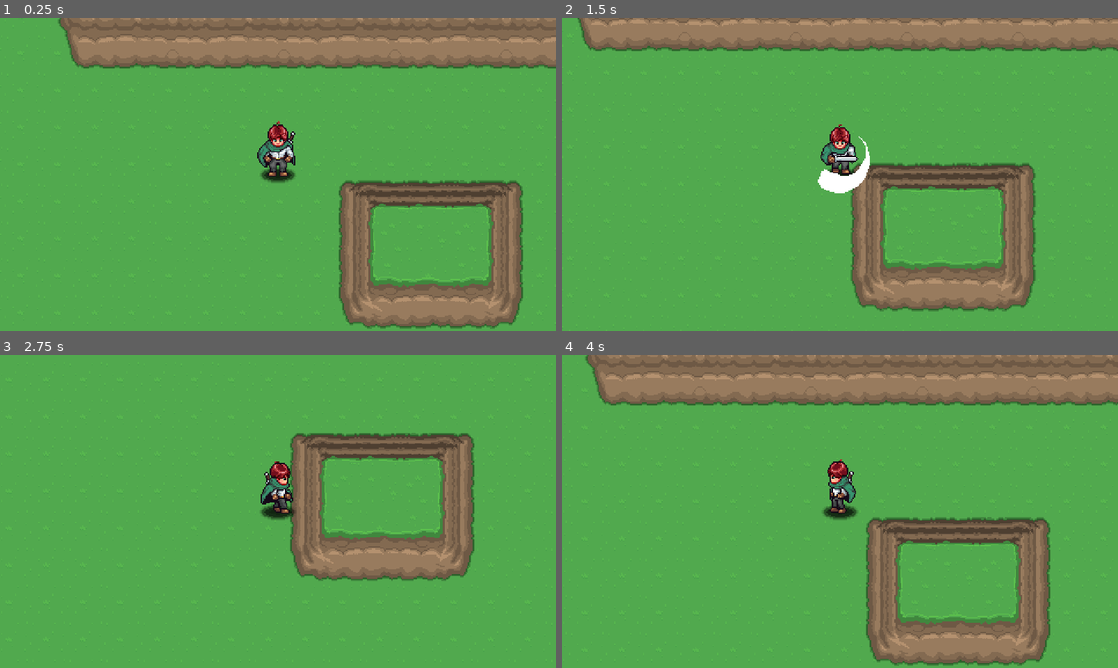
Above: before the commit, frames 1-4 (two rows, left to right).
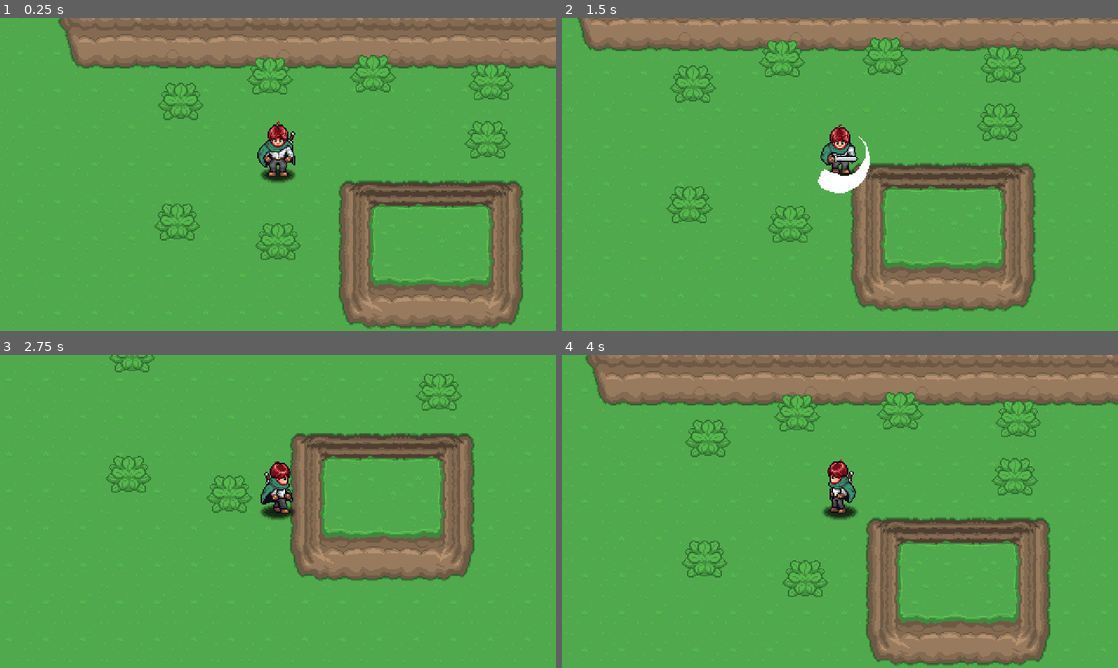
Above: after the commit, the same moments.

Repository: eapzzz/AARPG
Game: Godot game, scene res://playground.tscn
Two runs of this game, one before a commit and one after it. Both use one fixed random seed, a clock stepped at 60 frames per second and the inputs below.
Inputs (mouse positions are in pixels of both pictures, inside the frame that each line leads up to):
- Up to frame 1 (0.25 s): no input
- Up to frame 2 (1.5 s): move the mouse to (962, 158) at 0.52 s; press the mouse at (962, 158) at 0.53 s; hold D (right) 0.53-1.28 s; move the mouse to (728, 190) at 1.27 s; release the mouse at (728, 190) at 1.28 s; hold S (down) from 1.28 s (still down); click (728, 190) at 1.35 s
- Up to frame 3 (2.75 s): move the mouse to (333, 442) at 2.02 s; release S (down) at 2.03 s; press the mouse at (333, 442) at 2.03 s; hold D (right) from 2.03 s (still down)
- Up to frame 4 (4 s): move the mouse to (812, 574) at 2.77 s; release D (right) at 2.78 s; release the mouse at (812, 574) at 2.78 s; hold W (up) 2.78-3.53 s; click (812, 574) at 2.85 s; move the mouse to (1006, 558) at 3.52 s; press the mouse at (1006, 558) at 3.53 s; hold A (left) from 3.53 s (still down)

The runs differ from the first frame. In frame 1, 1.4% of the frame differs, in the area x 27-93%, y 11-78%; in frame 2, 1.4%; in frame 3, 0.6%; in frame 4, 1.4%.

Commit message:
E06 - Hit & Hurt Boxes
Also fixed an issue from E03-E05 that caused the diagonal walking
animation to not be played correctly.

Diff:
--- /dev/null
+++ b/GeneralNodes/HitBox/hit_box.tscn
@@ -0,0 +1,9 @@
+[gd_scene format=3 uid="uid://xjojbl1e3882"]
+
+[ext_resource type="Script" uid="uid://coebb5nv7hypo" path="res://GeneralNodes/HitBox/hitbox.gd" id="1_aa2jk"]
+
+[node name="HitBox" type="Area2D" unique_id=1369213479]
+collision_layer = 256
+collision_mask = 0
+monitoring = false
+script = ExtResource("1_aa2jk")
--- /dev/null
+++ b/GeneralNodes/HitBox/hitbox.gd
@@ -0,0 +1,17 @@
+class_name HitBox extends Area2D
+
+signal Damaged(damage: int)
+
+# Called when the node enters the scene tree for the first time.
+func _ready() -> void:
+	pass # Replace with function body.
+
+
+# Called every frame. 'delta' is the elapsed time since the previous frame.
+func _process(_delta: float) -> void:
+	pass
+
+
+func TakeDamage(damage: int):
+	print("Taken Damage: ", damage)
+	Damaged.emit(damage)
--- /dev/null
+++ b/GeneralNodes/HurtBox/hurt_box.gd
@@ -0,0 +1,21 @@
+class_name HurtBox extends Area2D
+
+
+@export var damage: int = 1
+
+
+# Called when the node enters the scene tree for the first time.
+func _ready() -> void:
+	area_entered.connect(AreaEntered)
+	pass # Replace with function body.
+
+
+# Called every frame. 'delta' is the elapsed time since the previous frame.
+func _process(_delta: float) -> void:
+	pass
+
+
+func AreaEntered(a: Area2D):
+	if a is HitBox:
+		a.TakeDamage(damage)
+	pass
--- /dev/null
+++ b/GeneralNodes/HurtBox/hurt_box.tscn
@@ -0,0 +1,9 @@
+[gd_scene format=3 uid="uid://chqll71vii5yb"]
+
+[ext_resource type="Script" uid="uid://byopnd15xpv1m" path="res://GeneralNodes/HurtBox/hurt_box.gd" id="1_328bx"]
+
+[node name="HurtBox" type="Area2D" unique_id=1293709645]
+collision_layer = 0
+collision_mask = 2
+monitorable = false
+script = ExtResource("1_328bx")
--- /dev/null
+++ b/Player/Scripts/PlayerInteractionsHost.gd
@@ -0,0 +1,23 @@
+class_name PlayerInteractionsHost extends Node2D
+
+@onready var player: Player = $".."
+
+
+# Called when the node enters the scene tree for the first time.
+func _ready() -> void:
+	player.DirectionChanged.connect(UpdateDirection)
+	pass # Replace with function body.
+
+func UpdateDirection(new_direction: Vector2) -> void:
+	match new_direction:
+		Vector2.DOWN:
+			rotation_degrees = 0
+		Vector2.UP:
+			rotation_degrees = 180
+		Vector2.LEFT:
+			rotation_degrees = 90
+		Vector2.RIGHT:
+			rotation_degrees = -90
+		_:
+			rotation_degrees = 0
+	pass
--- a/Player/Scripts/player.gd
+++ b/Player/Scripts/player.gd
@@ -2,9 +2,12 @@
 
 var cardinal_direction: Vector2 = Vector2.DOWN
 var direction: Vector2 = Vector2.ZERO
+
 @onready var animation_player: AnimationPlayer = $AnimationPlayer
 @onready var sprite: Sprite2D = $Sprite2D
 @onready var state_machine: PlayerStateMachine = $StateMachine
+
+signal DirectionChanged(new_direction: Vector2)
 
 
 # Called when the node enters the scene tree for the first time.
@@ -32,10 +35,11 @@
 	elif direction.x == 0:
 		new_dir = Vector2.UP if direction.y < 0 else Vector2.DOWN
 
-	if cardinal_direction == direction:
+	if cardinal_direction == new_dir:
 		return false
 
 	cardinal_direction = new_dir
+	DirectionChanged.emit(new_dir)
 	sprite.scale.x = -1 if cardinal_direction == Vector2.LEFT else 1
 	return true
 
--- a/Player/Scripts/player_state_machine.gd
+++ b/Player/Scripts/player_state_machine.gd
@@ -40,7 +40,7 @@
 		process_mode = Node.PROCESS_MODE_INHERIT
 
 
-func ChangeState( new_state: State) -> void:
+func ChangeState(new_state: State) -> void:
 	if new_state == null || new_state == current_state:
 		return
 
--- a/Player/Scripts/state.gd
+++ b/Player/Scripts/state.gd
@@ -2,6 +2,8 @@
 
 ## Stores a reference to the player that this State belongs to
 static var player: Player
+
+
 # Called when the node enters the scene tree for the first time.
 func _ready() -> void:
 	pass # Replace with function body.
--- a/Player/Scripts/state_attack.gd
+++ b/Player/Scripts/state_attack.gd
@@ -11,6 +11,7 @@
 
 @onready var walk: State = $"../Walk"
 @onready var idle: State_Idle = $"../Idle"
+@onready var hurt_box: HurtBox = $"../../Interactions/HurtBox"
 
 ## What happens when the player enters this State?
 func Enter() -> void:
@@ -23,6 +24,8 @@
 	audio.play()
 
 	attacking = true
+	await get_tree().create_timer(0.075).timeout
+	hurt_box.monitoring = true
 	pass
 
 
@@ -30,6 +33,7 @@
 func Exit() -> void:
 	animation_player.animation_finished.disconnect(EndAttack)
 	attacking = false
+	hurt_box.monitoring = false
 	pass
 
 
--- a/Player/player.tscn
+++ b/Player/player.tscn
@@ -8,7 +8,9 @@
 [ext_resource type="Script" uid="uid://xmhu68q0c42s" path="res://Player/Scripts/state_idle.gd" id="4_gwnis"]
 [ext_resource type="Script" uid="uid://dpoxobuxhggvj" path="res://Player/Scripts/state_walk.gd" id="5_k53q1"]
 [ext_resource type="Script" uid="uid://d1mtcf223y1t" path="res://Player/Scripts/state_attack.gd" id="6_fhl08"]
-[ext_resource type="AudioStream" uid="uid://cui4l5bd265ci" path="res://Audio/SwordSwoosh.wav" id="8_od3ui"]
+[ext_resource type="AudioStream" uid="uid://cui4l5bd265ci" path="res://Player/Audio/SwordSwoosh.wav" id="8_od3ui"]
+[ext_resource type="Script" uid="uid://b07faq2beloka" path="res://Player/Scripts/PlayerInteractionsHost.gd" id="10_apopc"]
+[ext_resource type="PackedScene" uid="uid://chqll71vii5yb" path="res://GeneralNodes/HurtBox/hurt_box.tscn" id="10_x3vf3"]
 
 [sub_resource type="CircleShape2D" id="CircleShape2D_edjgo"]
 
@@ -423,6 +425,9 @@
 &"walk_up": SubResource("Animation_od3ui")
 }
 
+[sub_resource type="CircleShape2D" id="CircleShape2D_apopc"]
+radius = 20.0
+
 [node name="Player" type="CharacterBody2D" unique_id=56341566]
 collision_mask = 16
 motion_mode = 1
@@ -475,3 +480,14 @@
 
 [node name="AudioStreamPlayer2D" type="AudioStreamPlayer2D" parent="Audio" unique_id=335412596]
 max_polyphony = 4
+
+[node name="Interactions" type="Node2D" parent="." unique_id=1137507681]
+script = ExtResource("10_apopc")
+
+[node name="HurtBox" parent="Interactions" unique_id=1293709645 instance=ExtResource("10_x3vf3")]
+position = Vector2(0, 16)
+collision_mask = 256
+
+[node name="CollisionShape2D" type="CollisionShape2D" parent="Interactions/HurtBox" unique_id=1439585139]
+shape = SubResource("CircleShape2D_apopc")
+debug_color = Color(0.9668332, 0.13070661, 0.333117, 0.41960785)
--- /dev/null
+++ b/Props/Plants/plant.gd
@@ -0,0 +1,11 @@
+class_name Plant extends Node2D
+
+
+# Called when the node enters the scene tree for the first time.
+func _ready() -> void:
+	$HitBox.Damaged.connect(TakeDamage)
+	pass # Replace with function body.
+
+
+func TakeDamage(_damage: int) -> void:
+	queue_free()
--- /dev/null
+++ b/Props/Plants/plant.tscn
@@ -0,0 +1,31 @@
+[gd_scene format=3 uid="uid://dnk2jpthv6755"]
+
+[ext_resource type="Script" uid="uid://b7e212xcn2gsy" path="res://Props/Plants/plant.gd" id="1_djs60"]
+[ext_resource type="Texture2D" uid="uid://boodt28ef8y4f" path="res://Props/Sprites/Props.png" id="1_qsug5"]
+[ext_resource type="PackedScene" uid="uid://xjojbl1e3882" path="res://GeneralNodes/HitBox/hit_box.tscn" id="2_djs60"]
+
+[sub_resource type="RectangleShape2D" id="RectangleShape2D_0y2q1"]
+size = Vector2(24, 16)
+
+[node name="Plant" type="Node2D" unique_id=1155781976]
+script = ExtResource("1_djs60")
+
+[node name="Sprite2D" type="Sprite2D" parent="." unique_id=274321925]
+position = Vector2(0, -9)
+texture = ExtResource("1_qsug5")
+hframes = 16
+vframes = 3
+
+[node name="HitBox" parent="." unique_id=1369213479 instance=ExtResource("2_djs60")]
+
+[node name="CollisionShape2D" type="CollisionShape2D" parent="HitBox" unique_id=1685594446]
+shape = SubResource("RectangleShape2D_0y2q1")
+
+[node name="StaticBody2D" type="StaticBody2D" parent="." unique_id=122707178]
+position = Vector2(0, -9)
+collision_layer = 16
+collision_mask = 0
+
+[node name="CollisionShape2D" type="CollisionShape2D" parent="StaticBody2D" unique_id=168084520]
+position = Vector2(0, 9)
+shape = SubResource("RectangleShape2D_0y2q1")
--- a/playground.tscn
+++ b/playground.tscn
@@ -2,11 +2,34 @@
 
 [ext_resource type="PackedScene" uid="uid://b4sse476kdci4" path="res://Player/player.tscn" id="1_rupst"]
 [ext_resource type="PackedScene" uid="uid://bri5hwgk35qtq" path="res://Tilemaps/grass-01.tscn" id="2_wt17y"]
+[ext_resource type="PackedScene" uid="uid://dnk2jpthv6755" path="res://Props/Plants/plant.tscn" id="3_m8u5f"]
 
 [node name="Playground" type="Node2D" unique_id=860685090]
+y_sort_enabled = true
 
 [node name="Player" parent="." unique_id=56341566 instance=ExtResource("1_rupst")]
 position = Vector2(236, 123)
 
 [node name="Grass-01" parent="." unique_id=226024561 instance=ExtResource("2_wt17y")]
 tile_map_data = PackedByteArray("AAAAAAAAAAAAAAAAAAAAAAEAAAAAAAAAAAAAAAIAAAAAAAAAAAAAAAMAAAAAAAAAAAAAAAQAAAAAAAAAAAAAAA …(15152 unchanged characters)…
+
+[node name="Plant" parent="." unique_id=1155781976 instance=ExtResource("3_m8u5f")]
+position = Vector2(152, 68)
+
+[node name="Plant2" parent="." unique_id=1948910677 instance=ExtResource("3_m8u5f")]
+position = Vector2(229, 46)
+
+[node name="Plant3" parent="." unique_id=869841634 instance=ExtResource("3_m8u5f")]
+position = Vector2(318, 44)
+
+[node name="Plant4" parent="." unique_id=773614531 instance=ExtResource("3_m8u5f")]
+position = Vector2(420, 51)
+
+[node name="Plant5" parent="." unique_id=603815099 instance=ExtResource("3_m8u5f")]
+position = Vector2(417, 101)
+
+[node name="Plant6" parent="." unique_id=1846334297 instance=ExtResource("3_m8u5f")]
+position = Vector2(149, 172)
+
+[node name="Plant7" parent="." unique_id=753579887 instance=ExtResource("3_m8u5f")]
+position = Vector2(236, 189)
--- a/project.godot
+++ b/project.godot
@@ -22,6 +22,7 @@
 window/size/window_width_override=1920
 window/size/window_height_override=1080
 window/stretch/mode="viewport"
+window/vsync/vsync_mode=0
 
 [input]
 
@@ -68,7 +69,9 @@
 [layer_names]
 
 2d_physics/layer_1="Player"
+2d_physics/layer_2="PlayerHurt"
 2d_physics/layer_5="Walls"
+2d_physics/layer_9="Enemy"
 
 [physics]
 
Not shown, added: GeneralNodes/HitBox/hitbox.gd.uid
Not shown, added: GeneralNodes/HurtBox/hurt_box.gd.uid
Not shown, changed: Player/Audio/SwordSwoosh.wav.import
Not shown, added: Player/Scripts/PlayerInteractionsHost.gd.uid
Not shown, added: Props/Plants/plant.gd.uid
Binary file added: Props/Sprites/Props.png
Not shown, added: Props/Sprites/Props.png.import
Not shown, added: Player/Audio/SwordSwoosh.wav
